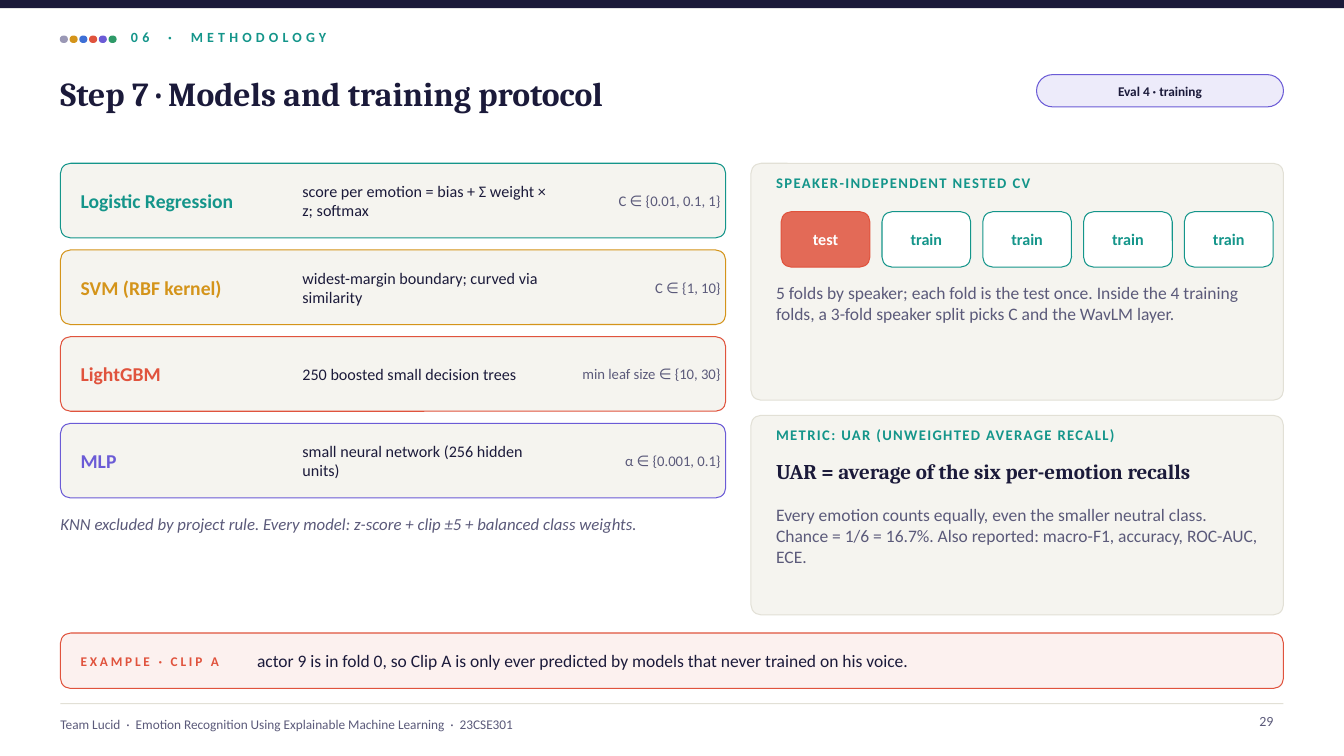
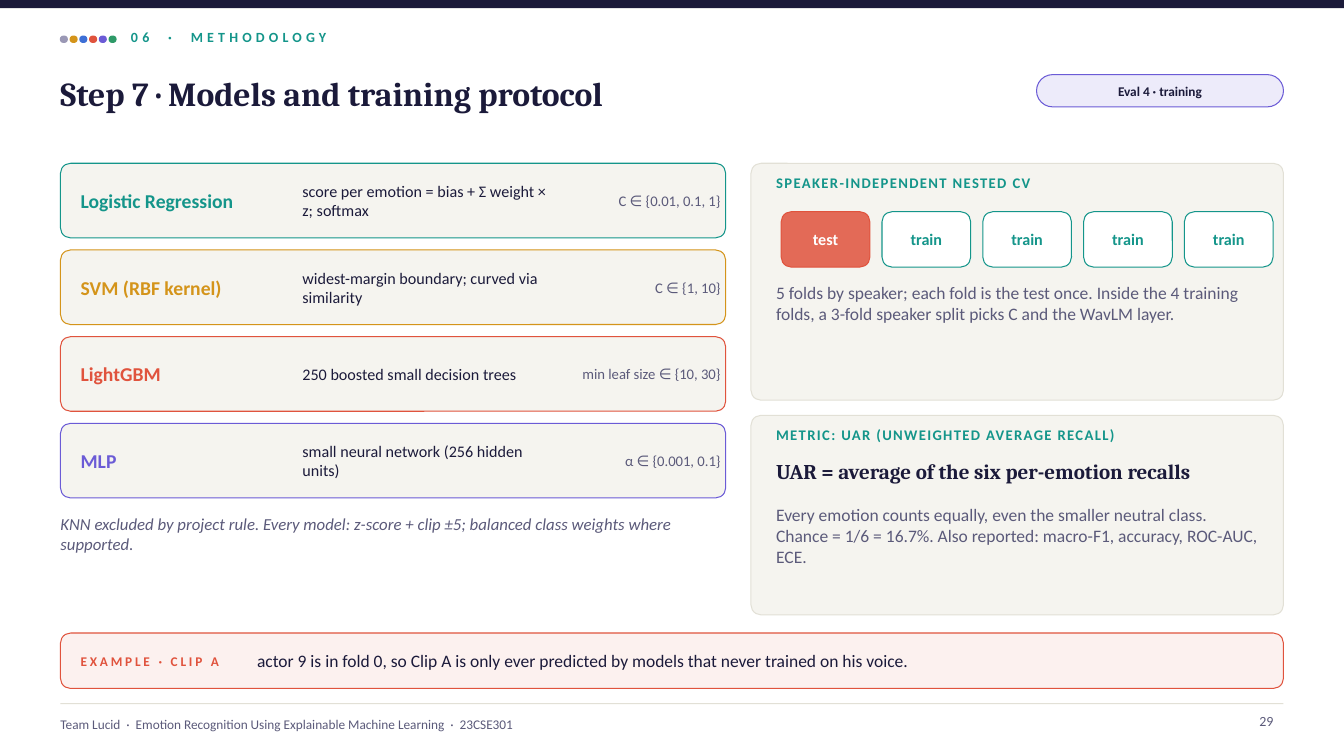
Before and after one commit to shreyashsp25/lucid-speech-emotion-xai, a slide deck: slide 29 of report/Lucid_Final_Review.pptx. Drawn at 1344x756 pixels with LibreOffice and Linux fonts; fonts in the diff are those of the drawing. Boxes give left, top, right and bottom in pixels: in the first picture for what was removed or moved away, otherwise in the second. Text is boxed around its words. In the diff, an @@ line names an element or a change of style, - is before the commit and + after.

```diff
--- a/report/Lucid_Final_Review.pptx
+++ b/report/Lucid_Final_Review.pptx
@@ text at (60,518,671,553): text changed @@
-KNN excluded by project rule. Every model: z-score + clip ±5 + balanced class weights.
+KNN excluded by project rule. Every model: z-score + clip ±5; balanced class weights where supported.
```
Also in this commit, not shown: 17 other slides changed, 1 slide added, 8 other files.
